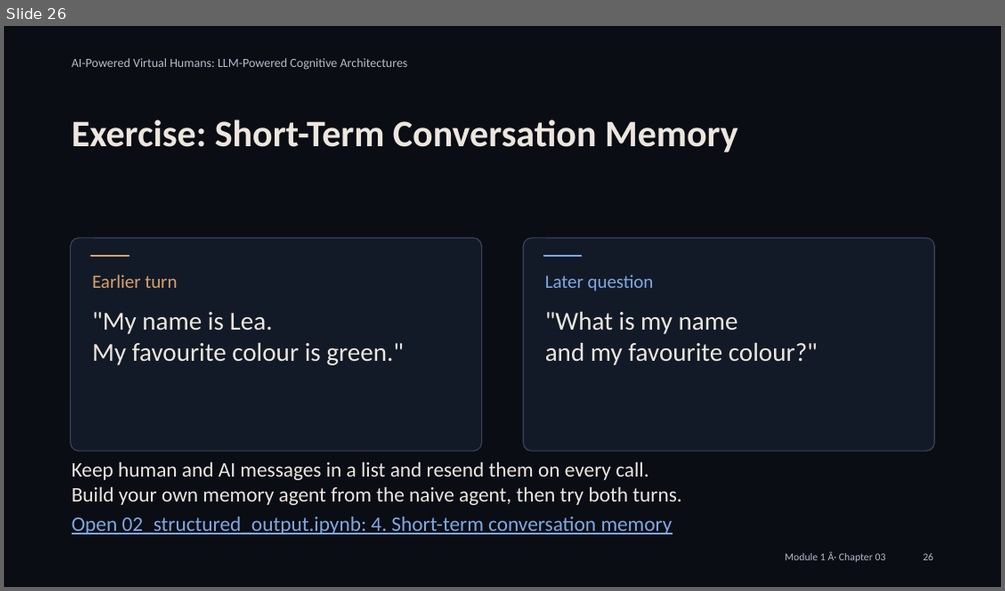
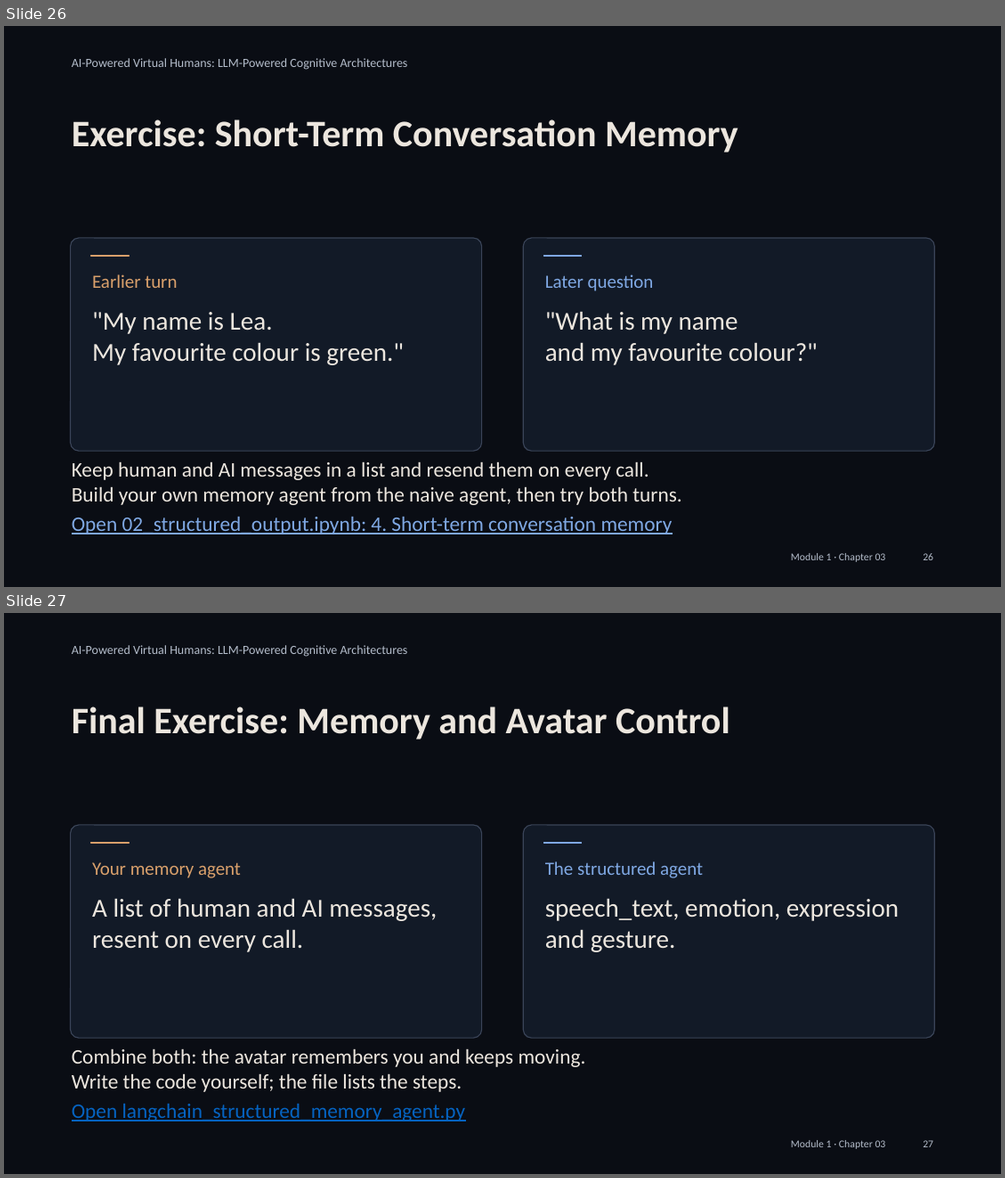
Before and after one commit to alessandropec/virtual-humans-cognitive-architectures, a slide deck: virtual_human_course/Module_1/Chapter_03/Slides/Module_1_Chapter_03_Introduction_to_LangChain.pptx. Shown one above the other, each under a label of ours: slide 26 before the commit, slides 26 and 27 after it. The pictures are 1005x591 and 1005x1178 pixels, drawn with LibreOffice and Linux fonts; fonts in the diff are those of the drawing. Boxes give left, top, right and bottom in pixels: in the first picture for what was removed or moved away, otherwise in the second. Text is boxed around its words. In the diff, an @@ line names an element or a change of style, - is before the commit and + after.

```diff
--- a/virtual_human_course/Module_1/Chapter_03/Slides/Module_1_Chapter_03_Introduction_to_LangChain.pptx
+++ b/virtual_human_course/Module_1/Chapter_03/Slides/Module_1_Chapter_03_Introduction_to_LangChain.pptx
@@ slide 27 added at (x1=4, y1=613, x2=1001, y2=1174), background #0A0D14 @@
@@ text added at (x1=72, y1=645, x2=408, y2=657), 9 pt, text #B4BDCB @@
+AI-Powered Virtual Humans: LLM-Powered Cognitive Architectures
@@ text added at (x1=72, y1=706, x2=730, y2=739), 27 pt, text #ECE6DE, bold @@
+Final Exercise: Memory and Avatar Control
@@ rounded rectangle added at (x1=71, y1=824, x2=481, y2=1038), fill #121A27, outline #3A4458 0.75 pt @@
@@ rounded rectangle added at (x1=524, y1=824, x2=934, y2=1038), fill #121A27, outline #3A4458 0.75 pt @@
@@ rectangle added at (x1=92, y1=843, x2=129, y2=844), fill #D9A06B, outline #D9A06B 0.75 pt @@
@@ rectangle added at (x1=544, y1=843, x2=582, y2=844), fill #7FA8E3, outline #7FA8E3 0.75 pt @@
@@ text added at (x1=92, y1=862, x2=241, y2=878), 13.5 pt, text #D9A06B @@
+Your memory agent
@@ text added at (x1=545, y1=861, x2=703, y2=878), 13.5 pt, text #7FA8E3 @@
+The structured agent
@@ text added at (x1=92, y1=898, x2=437, y2=952), 18.8 pt, text #ECE6DE @@
+A list of human and AI messages, resent on every call.
@@ text added at (x1=545, y1=898, x2=898, y2=952), 18.8 pt, text #ECE6DE @@
+speech_text, emotion, expression and gesture.
@@ text added at (x1=72, y1=1048, x2=586, y2=1092), 15 pt, text #ECE6DE @@
+Combine both: the avatar remembers you and keeps moving.
+Write the code yourself; the file lists the steps.
@@ text added at (x1=72, y1=1103, x2=466, y2=1121), 15 pt, text #0563C1, underline @@
+Open langchain_structured_memory_agent.py
@@ text added at (x1=791, y1=1140, x2=886, y2=1149), 7.5 pt, text #B4BDCB @@
+Module 1 · Chapter 03
@@ text added at (x1=922, y1=1140, x2=933, y2=1147), 7.5 pt, text #B4BDCB @@
+27
@@ slide 26 changed as well @@
@@ text at (x1=791, y1=553, x2=886, y2=562): text changed @@
-Module 1 Â· Chapter 03
+Module 1 · Chapter 03
```
Also in this commit, not shown: 26 other slides changed, 5 other files.
